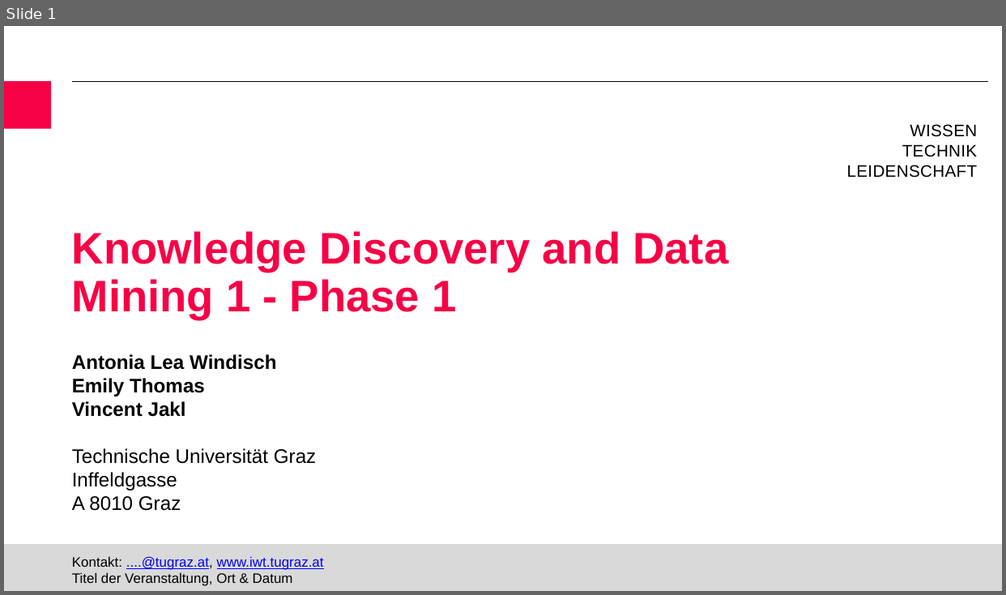
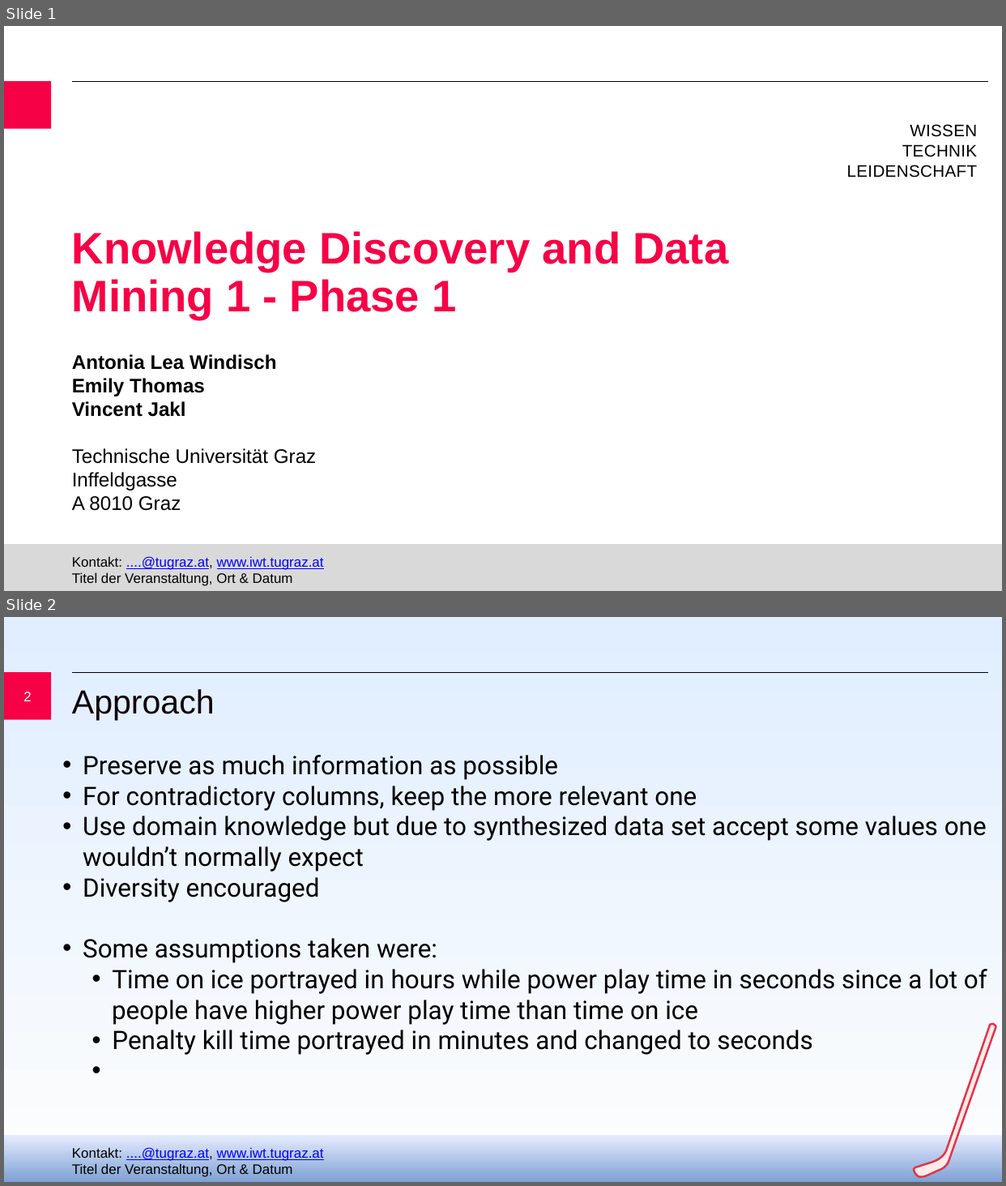
Before and after one commit to jaklvinc/KnowledgeDiscoveryAndDataMining-TUGraz-2026, a slide deck: phase_1/KDDM_phase1_presentation.pptx. Shown one above the other, each under a label of ours: slide 1 before the commit, slides 1 and 2 after it. The pictures are 1006x595 and 1006x1186 pixels, drawn with LibreOffice and Linux fonts; fonts in the diff are those of the drawing; background and template pictures are left out. Boxes give left, top, right and bottom in pixels: in the first picture for what was removed or moved away, otherwise in the second. Text is boxed around its words. In the diff, an @@ line names an element or a change of style, - is before the commit and + after.

Commit message:
Presentation updated + played around with visualization
dropped the drafted people, looked for monotone relationship, made presentation more bonita

```diff
--- a/phase_1/KDDM_phase1_presentation.pptx
+++ b/phase_1/KDDM_phase1_presentation.pptx
@@ slide 2 added at [4,617,1002,1182], background gradient #FDFDFD to #E0EEFF; not listed: 3 template elements that a slide beside it also shows @@
@@ title added at [72,689,215,721], 34 pt, text #0D0305 @@
+Approach
@@ page number added at [23,692,31,701], 14 pt, text #FFFFFF @@
+2
@@ text added at [83,755,987,1054], 26 pt, text #000000 @@
+• Preserve as much information as possible
+• For contradictory columns, keep the more relevant one
+• Use domain knowledge but due to synthesized data set accept some values one wouldn’t normally expect
+• Diversity encouraged
+• Some assumptions taken were:
+  • Time on ice portrayed in hours while power play time in seconds since a lot of
+  people have higher power play time than time on ice
+  • Penalty kill time portrayed in minutes and changed to seconds
@@ freeform shape added at [914,1024,996,1177], fill #FFEBE7, outline #E2324C 2 pt @@
@@ rectangle added at [4,1135,1002,1182], fill gradient #7DA0D3 to #E6ECFF @@
```
Also in this commit, not shown: 1 slide changed, 8 other slides added, 6 slides removed, 1 other file.
